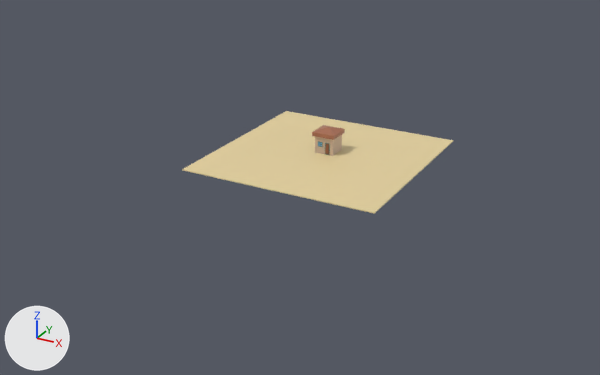
Two versions of the glTF model Objects/Level_1/Level_1.gltf, one commit apart.
Before and after are seen from a 50 mm lens placed at (35.2, -68.9, 30.3), pointed at (-1.0, -3.1, -2.6). Lighting does not change. The marker at lower left points along +X, +Y and +Z.

Names of what the first picture shows: 'Base', 'Floor'.
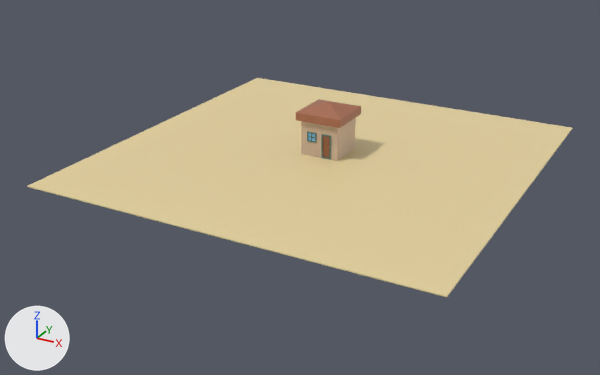
Pixel boxes [x1, y1, x2, y2] of what changed, in the pictures (600 x 375 px):
'Floor', rescaled (101% wider, 112% taller)
    before: [182, 111, 453, 214]
    after: [27, 78, 573, 297]
'Roof', rescaled (94% wider, 88% taller)
    before: [312, 125, 345, 140]
    after: [296, 99, 361, 128]
'Base', rescaled (100% wider, 100% taller)
    before: [315, 135, 342, 156]
    after: [301, 118, 356, 161]
'Door', rescaled
    before: [325, 144, 329, 154]
    after: [323, 136, 330, 158]
'DoorFrame', rescaled
    before: [325, 143, 330, 155]
    after: [321, 134, 331, 159]
'WindowFrame', rescaled (not visible before)
    after: [307, 131, 317, 143]
'WindowGlass', rescaled
    before: [318, 142, 322, 146]
    after: [308, 133, 315, 141]

Diff of the bpy script that builds the scene:
```diff
--- a/Objects/Level_1/Level_1.gltf.py
+++ b/Objects/Level_1/Level_1.gltf.py
@@ ob_base @@
 ob_base.location = (0.0, 1.0, 0.0)
+ob_base.scale = (2.0, 2.0, 2.0)
@@ ob_floor @@
 ob_floor.location = (0.0, 0.0, -0.05)
-ob_floor.scale = (10.0, 10.0, 0.05)
+ob_floor.scale = (20.0, 20.0, 0.05)
```
